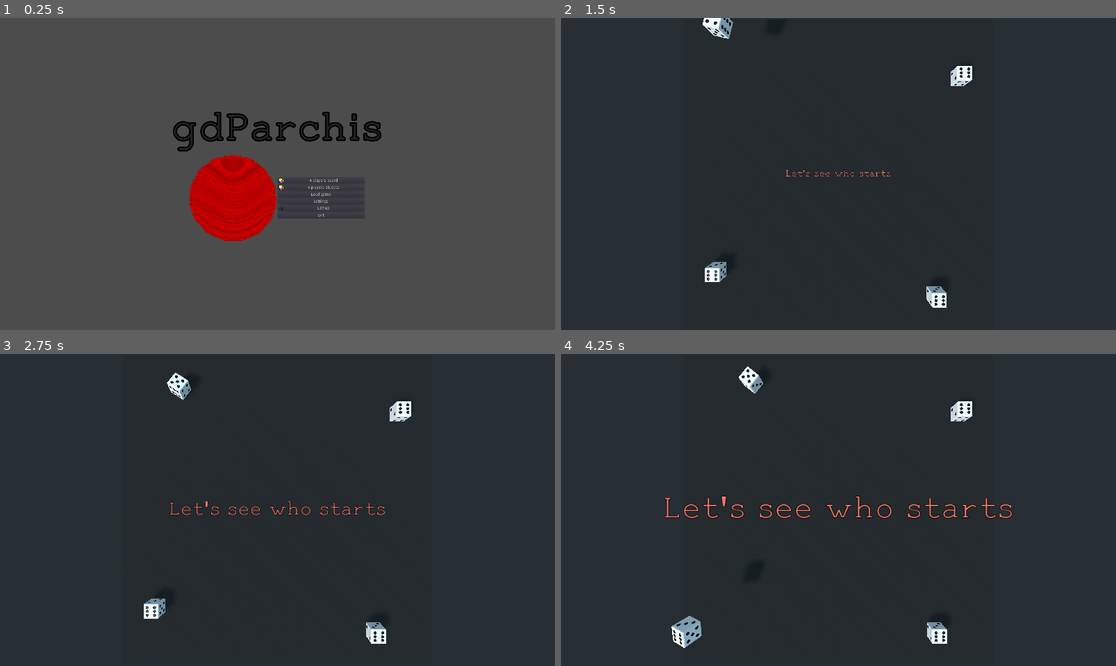
Above: before the commit, frames 1-4 (two rows, left to right).
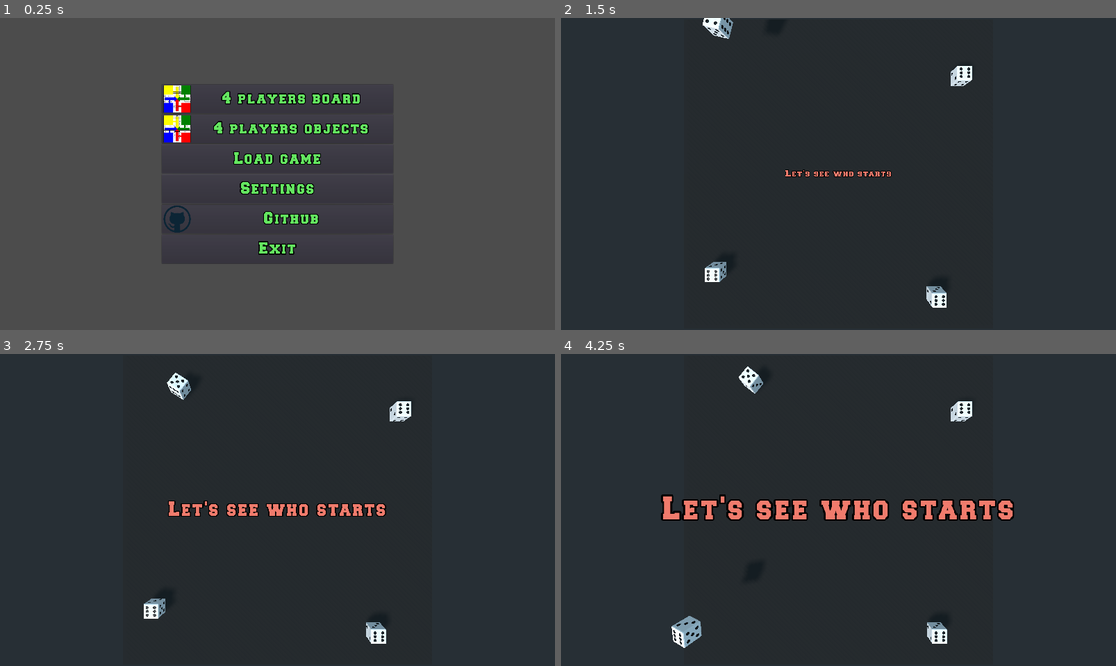
Above: after the commit, the same moments.

Repository: turulomio/gdparchis
Game: Godot game, scene res://scenes/Main.tscn
Two runs of this game, one before a commit and one after it. Both use one fixed random seed, a clock stepped at 60 frames per second and the inputs below.
Inputs (mouse positions are in pixels of both pictures, inside the frame that each line leads up to):
- Up to frame 1 (0.25 s): no input
- Up to frame 2 (1.5 s): click "4 players board" at 0.5 s; click "Start game" at 1.25 s
- Up to frame 3 (2.75 s): move the mouse to (399, 494) at 2.02 s; tap 1 (blue_view) at 2.1 s
- Up to frame 4 (4.25 s): move the mouse to (727, 525) at 2.77 s; click (727, 525) at 2.85 s; move the mouse to (894, 441) at 3.52 s; tap 0 (orto_view) at 3.6 s

The runs differ from the first frame. In frame 1, 8.2% of the frame differs, in the area x 29-69%, y 21-79%; in frame 2, 0.3%; in frame 3, 1.2%; in frame 4, 3.1%.

Commit message:
Changing font

Diff:
--- a/scenes/FloatingText.tscn
+++ b/scenes/FloatingText.tscn
@@ -1,6 +1,6 @@
 [gd_scene load_steps=3 format=2]
 
-[ext_resource path="res://themes/new_theme.tres" type="Theme" id=1]
+[ext_resource path="res://themes/Freshman.tres" type="Theme" id=1]
 [ext_resource path="res://scenes/FloatingText.gd" type="Script" id=2]
 
 [node name="FloatingText" type="Position2D"]
--- a/scenes/Main.tscn
+++ b/scenes/Main.tscn
@@ -1,14 +1,14 @@
-[gd_scene load_steps=6 format=2]
+[gd_scene load_steps=5 format=2]
 
 [ext_resource path="res://scenes/Main.gd" type="Script" id=1]
 [ext_resource path="res://images/parchis4.png" type="Texture" id=2]
-[ext_resource path="res://images/piece_red.png" type="Texture" id=3]
-[ext_resource path="res://fonts/font.tres" type="DynamicFont" id=4]
 [ext_resource path="res://images/github.webp" type="Texture" id=5]
+[ext_resource path="res://themes/Freshman.tres" type="Theme" id=6]
 
 [node name="Main" type="Control"]
 anchor_right = 1.0
 anchor_bottom = 1.0
+theme = ExtResource( 6 )
 script = ExtResource( 1 )
 
 [node name="FileDialog" type="FileDialog" parent="."]
@@ -26,57 +26,31 @@
 current_path = "user://saves/saves"
 
 [node name="VBoxContainer2" type="VBoxContainer" parent="."]
-anchor_left = 0.5
-anchor_top = 0.5
-anchor_right = 0.5
-anchor_bottom = 0.5
-margin_left = -1790.5
-margin_top = -936.0
-margin_right = 1790.5
-margin_bottom = 936.0
+anchor_right = 1.0
+anchor_bottom = 1.0
 alignment = 1
 
-[node name="Label" type="Label" parent="VBoxContainer2"]
-margin_top = 702.0
-margin_right = 3581.0
-margin_bottom = 865.0
-rect_min_size = Vector2( 734, 163 )
-size_flags_vertical = 1
-custom_colors/font_color = Color( 0.145098, 0.133333, 0.133333, 1 )
-custom_fonts/font = ExtResource( 4 )
-text = "gdParchis"
-align = 1
-
 [node name="HBoxContainer" type="HBoxContainer" parent="VBoxContainer2"]
-margin_top = 869.0
-margin_right = 3581.0
-margin_bottom = 1169.0
+margin_left = 560.0
+margin_top = 230.0
+margin_right = 1360.0
+margin_bottom = 850.0
+size_flags_horizontal = 4
+size_flags_vertical = 0
 alignment = 1
 
-[node name="TextureRect" type="TextureRect" parent="VBoxContainer2/HBoxContainer"]
-margin_left = 1488.0
-margin_right = 1788.0
-margin_bottom = 300.0
-grow_horizontal = 2
-grow_vertical = 2
-rect_min_size = Vector2( 300, 300 )
-size_flags_vertical = 0
-texture = ExtResource( 3 )
-expand = true
-stretch_mode = 6
-
 [node name="VBoxContainer" type="VBoxContainer" parent="VBoxContainer2/HBoxContainer"]
-margin_left = 1792.0
-margin_right = 2092.0
-margin_bottom = 300.0
+margin_right = 800.0
+margin_bottom = 620.0
 rect_min_size = Vector2( 300, 0 )
 alignment = 1
 
 [node name="Players4" type="Button" parent="VBoxContainer2/HBoxContainer/VBoxContainer"]
-margin_top = 80.0
-margin_right = 300.0
+margin_right = 800.0
 margin_bottom = 100.0
+rect_min_size = Vector2( 800, 100 )
 rect_pivot_offset = Vector2( 79, 10 )
+custom_colors/font_color = Color( 0.396078, 0.905882, 0.380392, 1 )
 text = "4 players board"
 icon = ExtResource( 2 )
 clip_text = true
@@ -84,47 +58,57 @@
 
 [node name="Players4All" type="Button" parent="VBoxContainer2/HBoxContainer/VBoxContainer"]
 margin_top = 104.0
-margin_right = 300.0
-margin_bottom = 124.0
+margin_right = 800.0
+margin_bottom = 204.0
+rect_min_size = Vector2( 800, 100 )
 rect_pivot_offset = Vector2( 79, 10 )
+custom_colors/font_color = Color( 0.396078, 0.905882, 0.380392, 1 )
 text = "4 players objects"
 icon = ExtResource( 2 )
 clip_text = true
 expand_icon = true
 
 [node name="Load" type="Button" parent="VBoxContainer2/HBoxContainer/VBoxContainer"]
-margin_top = 128.0
-margin_right = 300.0
-margin_bottom = 148.0
+margin_top = 208.0
+margin_right = 800.0
+margin_bottom = 308.0
+rect_min_size = Vector2( 800, 100 )
 rect_pivot_offset = Vector2( 79, 10 )
+custom_colors/font_color = Color( 0.396078, 0.905882, 0.380392, 1 )
 text = "Load game"
 clip_text = true
 expand_icon = true
 
 [node name="Options" type="Button" parent="VBoxContainer2/HBoxContainer/VBoxContainer"]
-margin_top = 152.0
-margin_right = 300.0
-margin_bottom = 172.0
+margin_top = 312.0
+margin_right = 800.0
+margin_bottom = 412.0
+rect_min_size = Vector2( 800, 100 )
 rect_pivot_offset = Vector2( 79, 10 )
+custom_colors/font_color = Color( 0.396078, 0.905882, 0.380392, 1 )
 text = "Settings"
 clip_text = true
 expand_icon = true
 
 [node name="Github" type="Button" parent="VBoxContainer2/HBoxContainer/VBoxContainer"]
-margin_top = 176.0
-margin_right = 300.0
-margin_bottom = 196.0
+margin_top = 416.0
+margin_right = 800.0
+margin_bottom = 516.0
+rect_min_size = Vector2( 800, 100 )
 rect_pivot_offset = Vector2( 79, 10 )
+custom_colors/font_color = Color( 0.396078, 0.905882, 0.380392, 1 )
 text = "Github"
 icon = ExtResource( 5 )
 clip_text = true
 expand_icon = true
 
 [node name="Exit" type="Button" parent="VBoxContainer2/HBoxContainer/VBoxContainer"]
-margin_top = 200.0
-margin_right = 300.0
-margin_bottom = 220.0
+margin_top = 520.0
+margin_right = 800.0
+margin_bottom = 620.0
+rect_min_size = Vector2( 800, 100 )
 rect_pivot_offset = Vector2( 79, 10 )
+custom_colors/font_color = Color( 0.396078, 0.905882, 0.380392, 1 )
 text = "Exit"
 
 [connection signal="file_selected" from="FileDialog" to="." method="_on_FileDialog_file_selected"]
--- a/themes/new_theme.tres
+++ b/themes/Freshman.tres
@@ -1,11 +1,12 @@
 [gd_resource type="Theme" load_steps=3 format=2]
 
-[ext_resource path="res://fonts/SyrCOMJerusalemBold.otf" type="DynamicFontData" id=1]
+[ext_resource path="res://fonts/Freshman.ttf" type="DynamicFontData" id=1]
 
 [sub_resource type="DynamicFont" id=1]
-size = 60
-outline_size = 1
-use_filter = true
+size = 48
+outline_size = 3
+outline_color = Color( 0, 0, 0, 1 )
+extra_spacing_char = 5
 font_data = ExtResource( 1 )
 
 [resource]
Binary file added: fonts/Freshman.ttf
